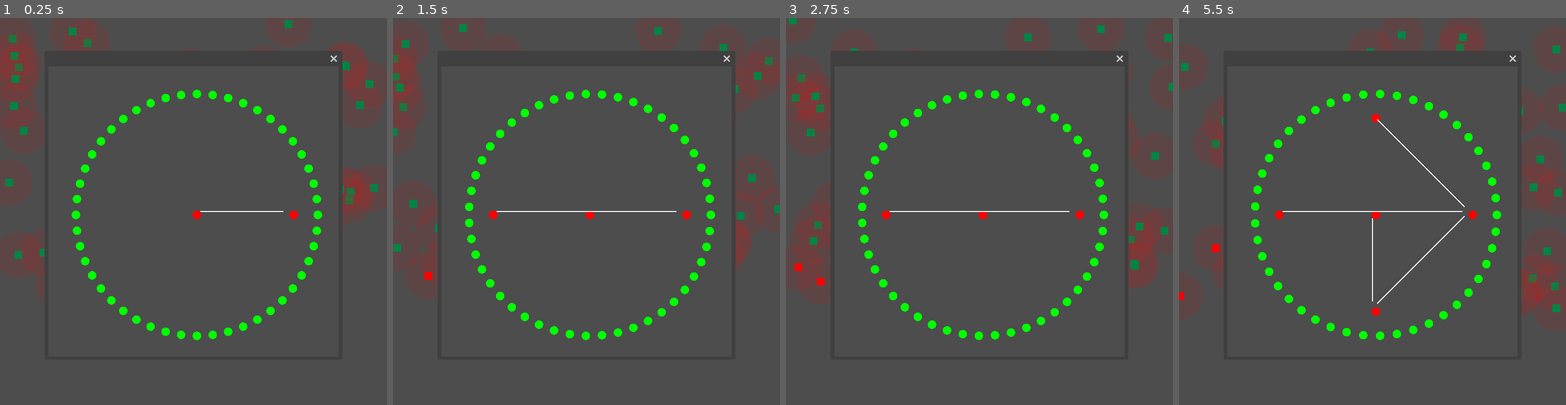
Above: before the commit, frames 1-4 (left to right).
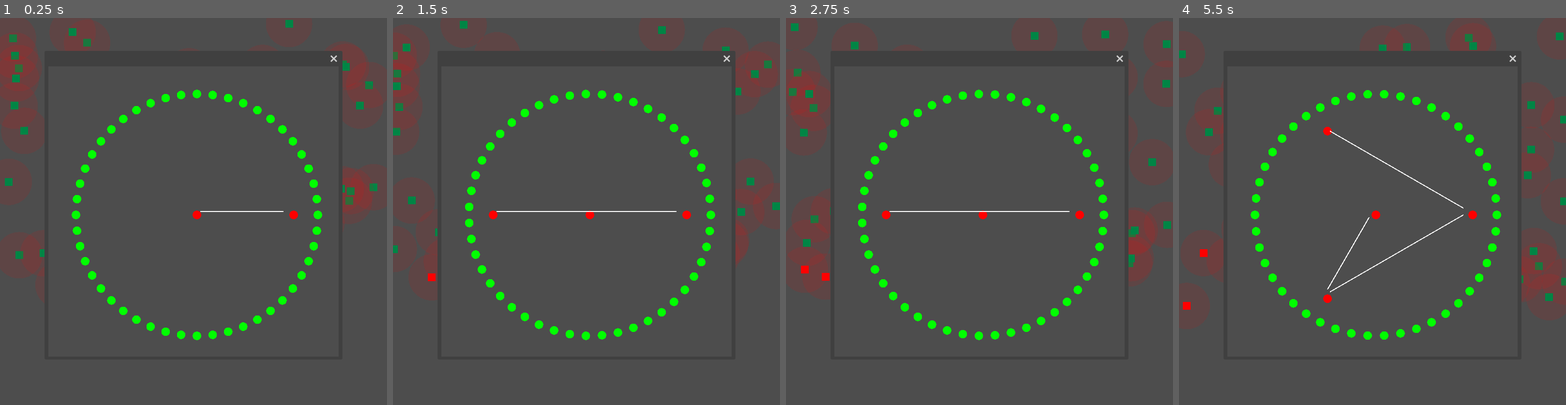
Above: after the commit, the same moments.

Repository: LeonardoMonteblanc/sir_simulator
Game: Godot game, scene res://scenes/main/Principal.tscn
Two runs of this game, one before a commit and one after it. Both use one fixed random seed, a clock stepped at 60 frames per second and the inputs below.
Inputs:
- Up to frame 1 (0.25 s): no input
- Up to frame 2 (1.5 s): tap Enter (ui_accept) at 0.5, 0.77 s
- Up to frame 3 (2.75 s): tap Enter (ui_accept) at 1.52 s
- Up to frame 4 (5.5 s): tap Enter (ui_accept) at 3.02, 3.77, 4.52 s

The runs differ from the first frame. In frame 1, 0.2% of the frame differs, in the area x 0-99%, y 0-67%; in frame 2, 0.8%; in frame 3, 1.6%; in frame 4, 4.8%, in the area x 0-100%, y 2-84%.

Commit message:
inicialização implementação seir-model

Diff:
--- a/scripts/agents/agente.gd
+++ b/scripts/agents/agente.gd
@@ -1,11 +1,13 @@
 extends Node2D
 class_name Agente
 
-@onready var sprite: ColorRect = $Visual
-@onready var raio_visual: Node2D = $RaioVisual
 
-const TAMANHO_AGENTE := 16.0
+@onready var sprite: ColorRect = $Visual # representa o quadrado que simula do agente
+@onready var raio_visual: Node2D = $RaioVisual # representa o sprite do raio do agente
 
+const TAMANHO_AGENTE := 16.0 # tamanho em pixel do agente
+
+# variaveis iniciais do agente
 var id: int = -1
 var estado: sir_estados.Estado = sir_estados.Estado.SUSCETIVEL
 var velocidade: float = Constants.VELOCIDADE_AGENTE
--- a/scripts/globals/Constants.gd
+++ b/scripts/globals/Constants.gd
@@ -8,7 +8,7 @@
 const QTD_AGENTES: int = 50
 const QTD_INFECTADOS_INICIAL: int = 1
 
-const VELOCIDADE_AGENTE: float = 40.0
+const VELOCIDADE_AGENTE: float = 35.0
 
 const RAIO_CONTAGIO: float = 48.0
 
